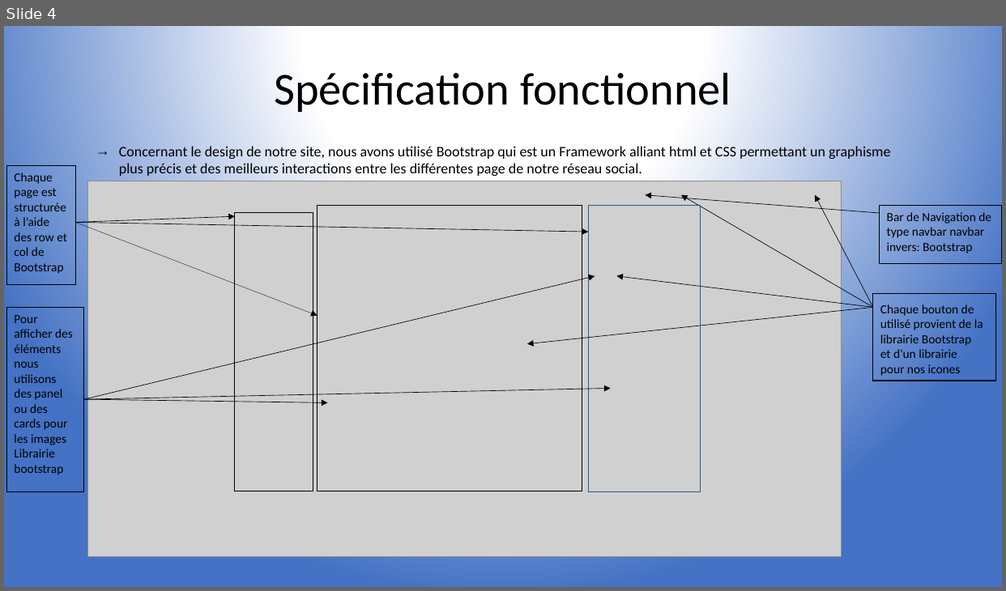
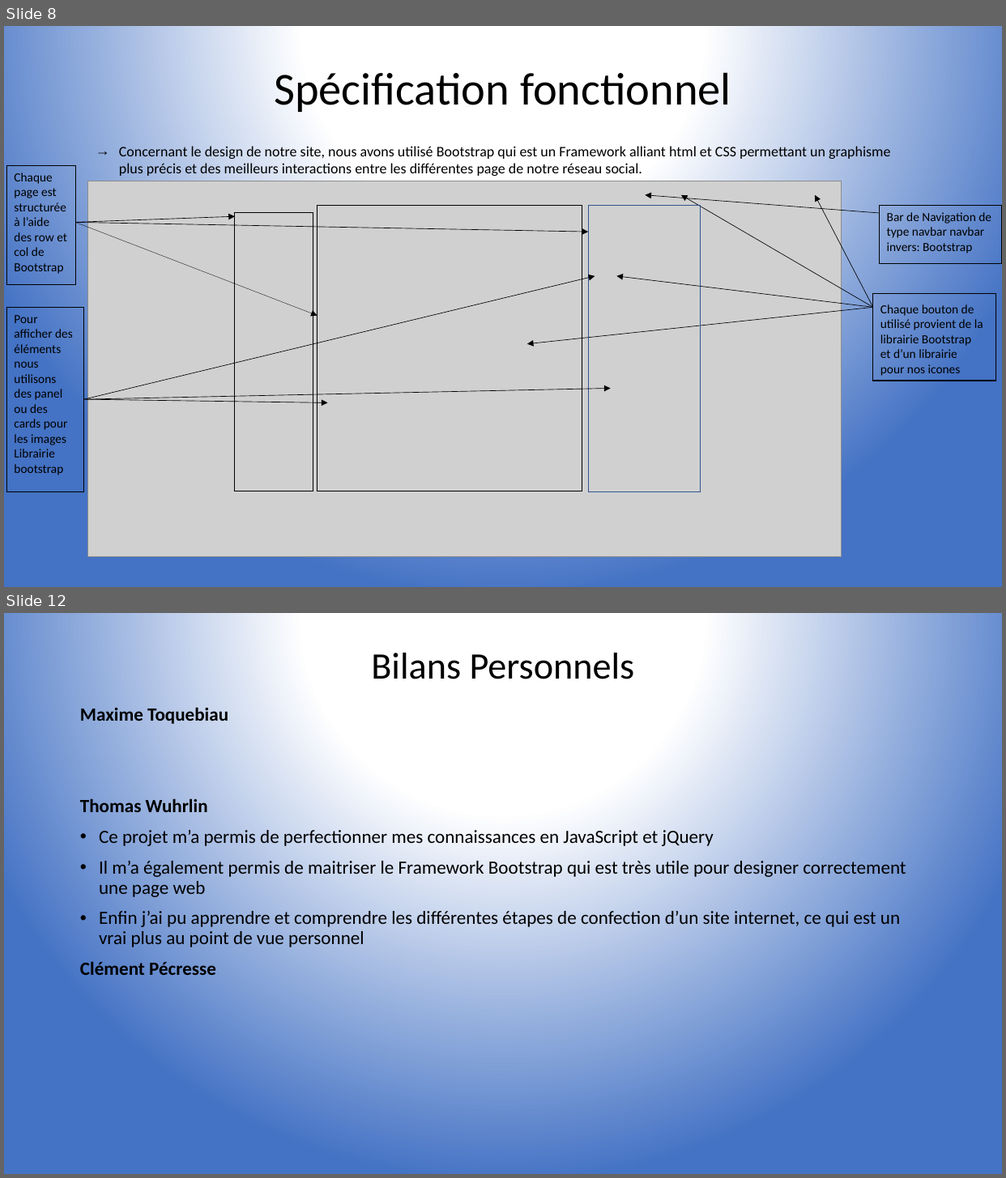
Before and after one commit to Maxtoq/ECELink, a slide deck: Présentation_finale.pptx. Shown one above the other, each under a label of ours: slide 4 before the commit, slides 8 and 12 after it; the slides between them are not shown. The pictures are 1006x591 and 1006x1178 pixels, drawn with LibreOffice and Linux fonts; fonts in the diff are those of the drawing; grey boxes stand for pictures. Boxes give left, top, right and bottom in pixels: in the first picture for what was removed or moved away, otherwise in the second. Text is boxed around its words. In the diff, an @@ line names an element or a change of style, - is before the commit and + after.

```diff
--- a/Présentation_finale.pptx
+++ b/Présentation_finale.pptx
@@ slide 12 added at (4, 613, 1002, 1174), background gradient #FFFFFF to #4472C4 @@
@@ title added at (371, 653, 635, 679), 36 pt, text #000000 @@
+Bilans Personnels
@@ text added at (80, 707, 906, 975), 18 pt, text #000000 @@
+Maxime Toquebiau
+Thomas Wuhrlin
+• Ce projet m’a permis de perfectionner mes connaissances en JavaScript et jQuery
+• Il m’a également permis de maitriser le Framework Bootstrap qui est très utile pour designer correctement une page web
+• Enfin j’ai pu apprendre et comprendre les différentes étapes de confection d’un site internet, ce qui est un vrai plus au point de vue personnel
+Clément Pécresse
@@ what was slide 4 is now slide 8 @@
```
Also in this commit, not shown: 1 slide changed, 10 other slides added, 3 slides removed.
